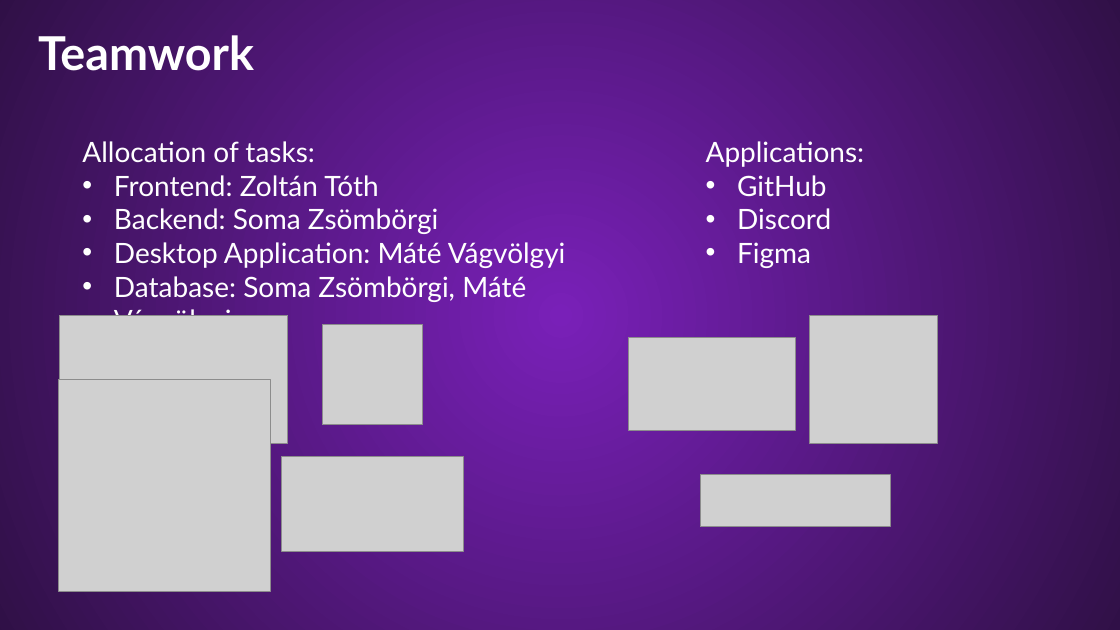
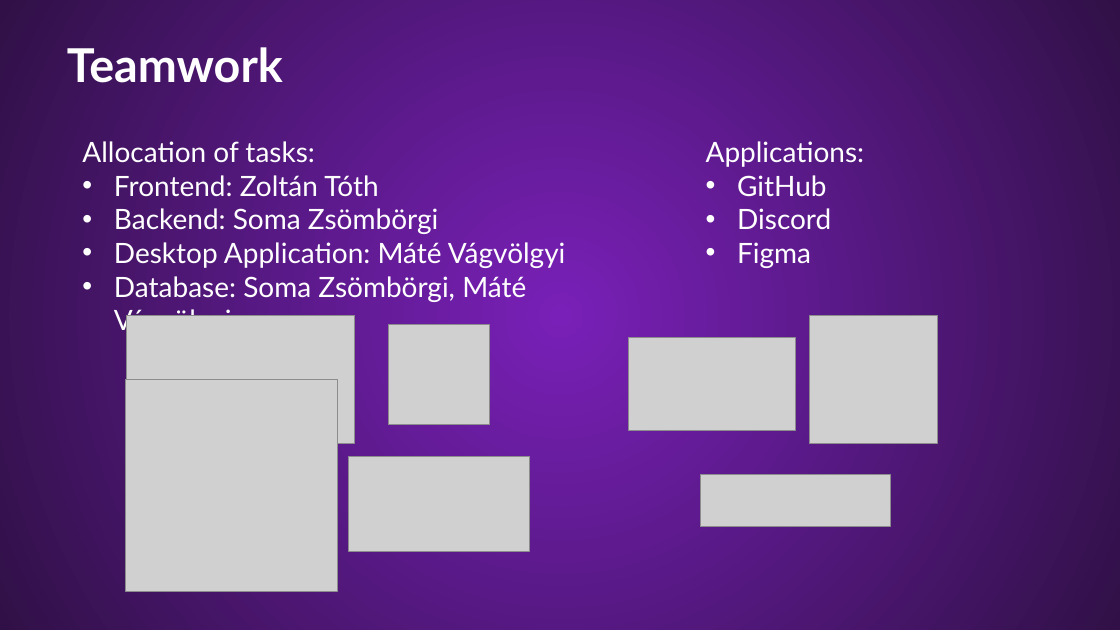
Before and after one commit to Palacsinta002/LMS, a slide deck: slide 6 of Presentation/LMS Presentation.pptx. Drawn at 1120x630 pixels with LibreOffice and Linux fonts; fonts in the diff are those of the drawing; grey boxes stand for pictures; background and template pictures are left out. Boxes give left, top, right and bottom in pixels: in the first picture for what was removed or moved away, otherwise in the second. Text is boxed around its words. In the diff, an @@ line names an element or a change of style, - is before the commit and + after.

```diff
--- a/Presentation/LMS Presentation.pptx
+++ b/Presentation/LMS Presentation.pptx
@@ text "Teamwork": place and size @@
-text "Teamwork" at (38,35,254,71)
+text "Teamwork" at (67,47,283,83)
@@ 3 pictures: place and size @@
-3 pictures at (59,315,423,591)
+3 pictures at (125,315,490,591)
@@ picture: place and size @@
-picture at (281,456,463,551)
+picture at (349,456,530,551)
```
Also in this commit, not shown: 6 other slides changed, 5 slides added, 1 slide removed.
